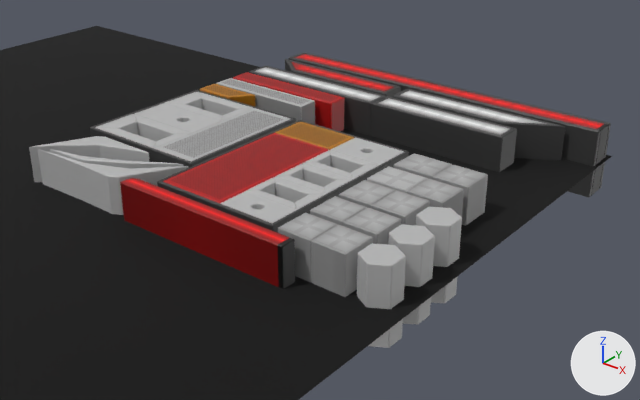
Two versions of the Blender file vehicles/interrawt3/TextureBaker/interrawt3_lights_texbake.blend, one commit apart.
Camera for both pictures: a 50 mm camera at (1.704, -1.041, 0.774) aimed at (0.505, 0.458, -0.156). Arrows for +X, +Y and +Z are at lower right; the lights stay in place.
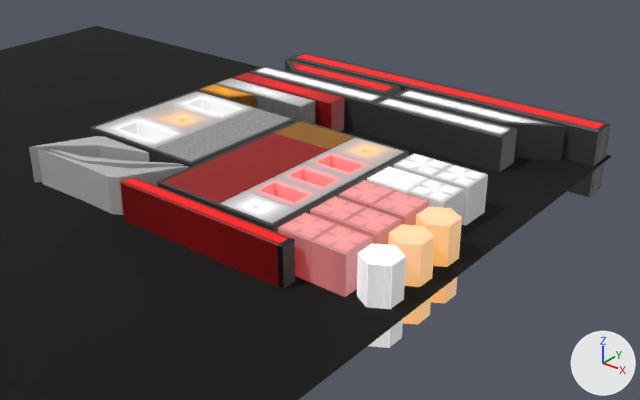
Boxes (x1, y1, x2, y2) around the edits, measured in the pictures (640 x 400 px):
'Curve', surface changed, recoloured
    both: (100, 52, 606, 348)

Patch to the scene script:
```diff
--- a/vehicles/interrawt3/TextureBaker/interrawt3_lights_texbake.blend.py
+++ b/vehicles/interrawt3/TextureBaker/interrawt3_lights_texbake.blend.py
@@ ng_lightgroup @@
 n6 = _N.new('ShaderNodeMath'); n6.name = 'Math'
 n6.operation = 'MULTIPLY'
-n6.inputs[1].default_value = 0.0  # 'Value'
+n6.inputs[1].default_value = 1.0  # 'Value'
 n7 = _N.new('ShaderNodeMix'); n7.name = 'Mix'
@@ mat_lights_reflector @@
 mat_lights_reflector = bpy.data.materials.new('lights_reflector')
-# nodes: BsdfPrincipled, Mix x2, OutputMaterial, TexImage x2, UVMap x2
+# nodes: BsdfPrincipled, Mix x4, OutputMaterial, TexImage x3, UVMap x3
 # colours: grey #a3a3a3
+# uses the picture img_gradients_cen_square_png
 # uses the picture img_ref_interra_lights_glowcolor_png
@@ me_curve @@
 me_curve.from_pydata(...)  # 553 vertices, 430 faces; spans x 0.003..0.286, y 0.003..0.285, z 0.0
 # used by ob_curve; location = (0.0, 0.0, 0.0); scale = (3.46, 3.46, 3.46)
+# me_curve part 1: texture (UV) coordinates changed
 me_curve.materials.append(mat_lights_cladding)
@@ me_curve @@
 me_curve.materials.append(mat_lights_reflector)
-me_curve.materials.append(mat_lights_reflector_border)
+me_curve.materials.append(mat_lights_reflector)
 me_curve.materials.append(mat_lights_emission_ambient)
```
